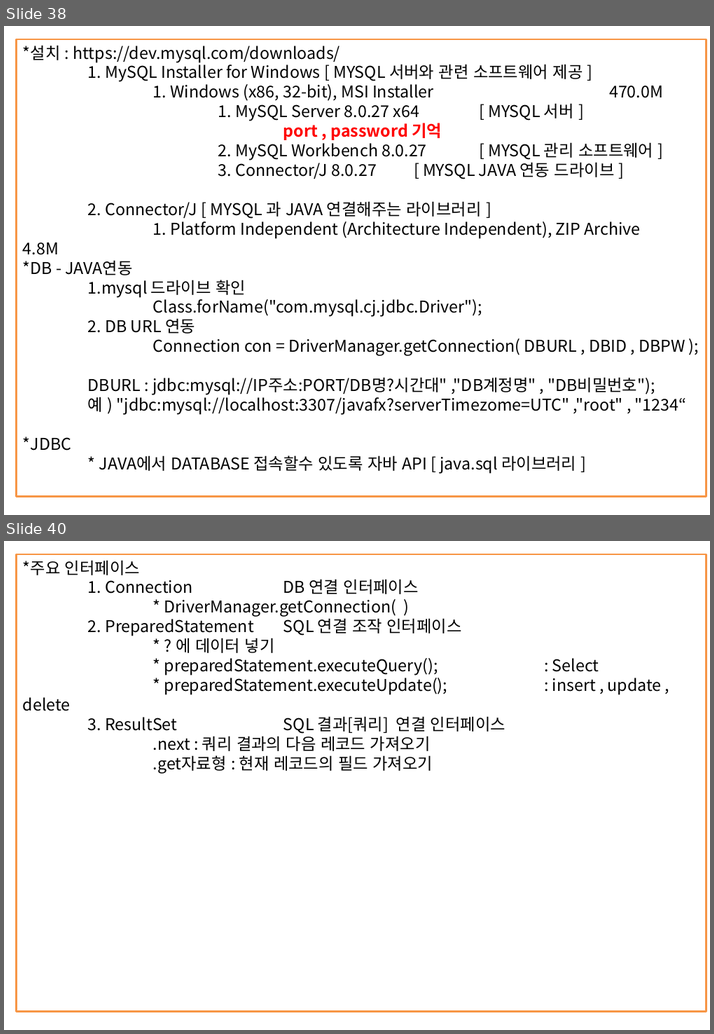
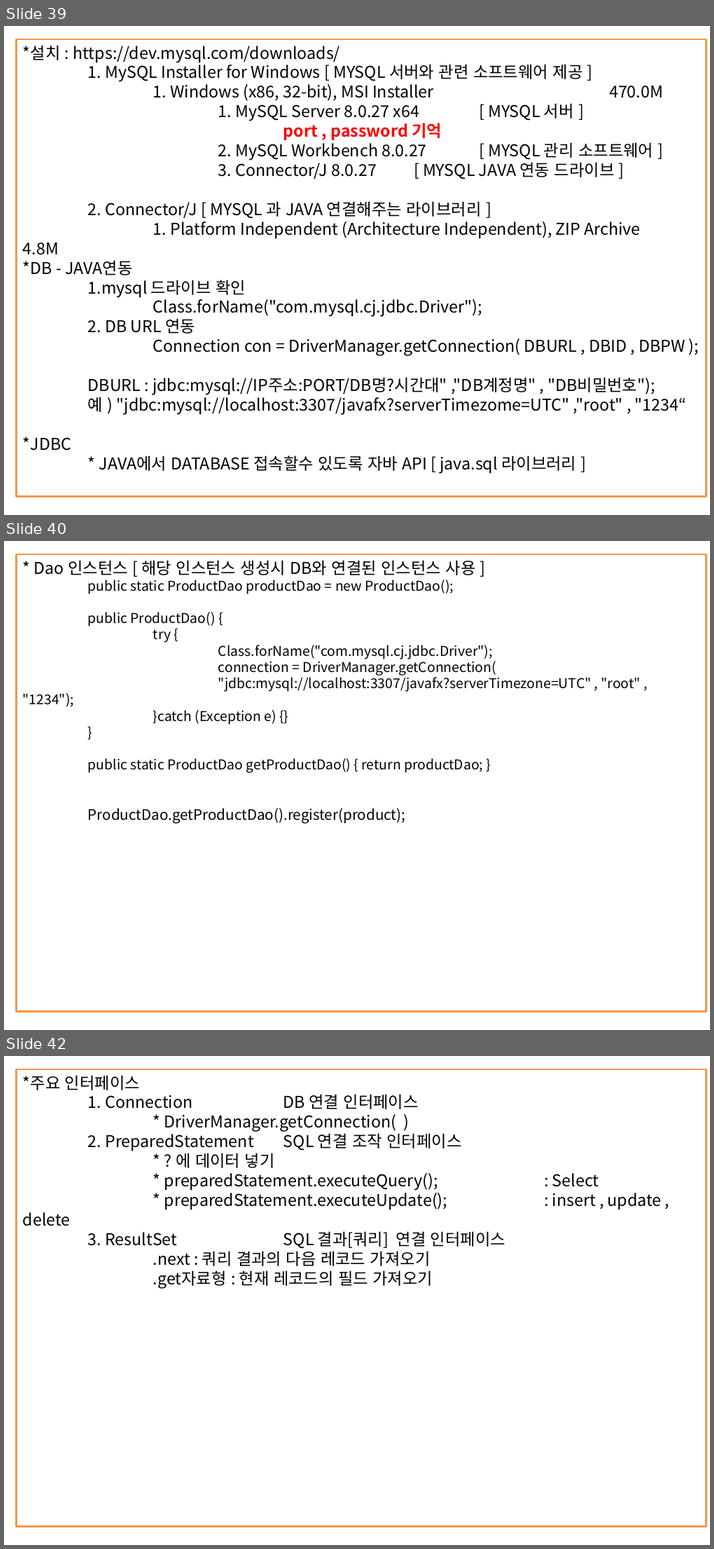
Before and after one commit to itdanja/web_ezen_1, a slide deck: java1/src/정리함/JAVA정리.pptx. Shown one above the other, each under a label of ours: slides 38 and 40 before the commit, slides 39, 40 and 42 after it; the slides between them are not shown. The pictures are 714x1034 and 714x1549 pixels, drawn with LibreOffice and Linux fonts; fonts in the diff are those of the drawing. Boxes give left, top, right and bottom in pixels: in the first picture for what was removed or moved away, otherwise in the second. Text is boxed around its words. In the diff, an @@ line names an element or a change of style, - is before the commit and + after.

```diff
--- a/java1/src/정리함/JAVA정리.pptx
+++ b/java1/src/정리함/JAVA정리.pptx
@@ slide 40 added at <box>4,541,710,1030</box>, background #FFFFFF @@
@@ rectangle added at <box>17,555,705,1011</box>, outline #F79646 2 pt, 15 pt, text #000000 @@
+* Dao 인스턴스 [ 해당 인스턴스 생성시 DB와 연결된 인스턴스 사용 ]
+public static ProductDao productDao = new ProductDao();
+public ProductDao() {
+try {
+Class.forName("com.mysql.cj.jdbc.Driver");
+connection = DriverManager.getConnection(
+"jdbc:mysql://localhost:3307/javafx?serverTimezone=UTC" , "root" , "1234");
+}catch (Exception e) {}
+}
+public static ProductDao getProductDao() { return productDao; }
+ProductDao.getProductDao().register(product);
@@ what was slide 38 is now slide 39 @@
@@ what was slide 40 is now slide 42 @@
```
Also in this commit, not shown: 1 slide changed, 2 other slides added, 7 other files.
